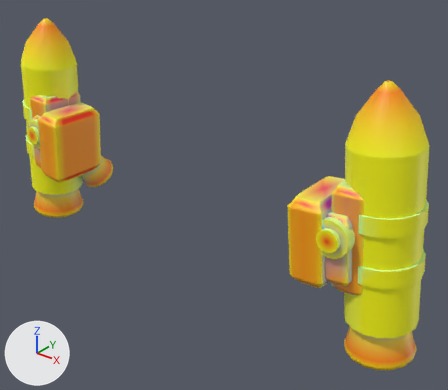
The glTF model models/parts/llm_gen_leg_thrusters_021_06e89b.glb, before and after one commit.
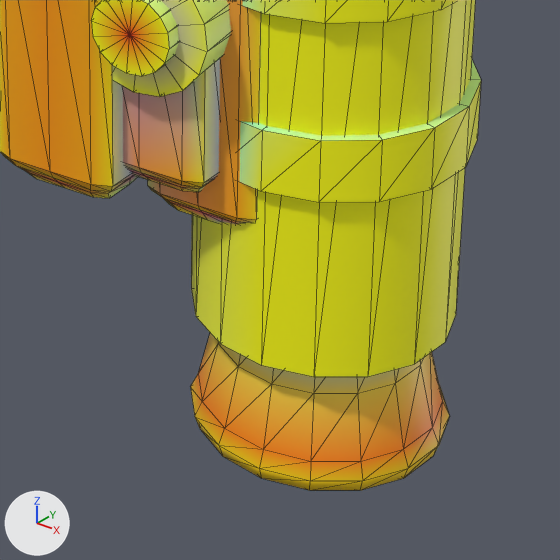
The first picture shows the older version from a camera (50 mm lens) standing at (65.1, -67.6, 42.0) and looking at (5.6, 6.8, -4.1). The close-ups show the older and then the newer version on the part from 65% to 100% of the width and 59% to 100% of the height of that picture. Only the edits that show in the close-ups are written down. The lights are fixed; the arrows at lower left show +X, +Y and +Z. The close-ups show mesh edges as thin lines. Vertices at exactly the same position are counted once.

Names of what the first close-up shows: 'adapter_calf_clamp_r', 'adapter_calf_pin_gold_r', 'adapter_sub_lower_band_gold_4_gold_r', 'adapter_sub_tank_cradle_dark_0_adapter_dark_r', 'calf_fuel_tank_1_adapter_dark_r', 'calf_main_bell_5_vernier_bell_vernier_r', 'tank_clamp_gold_3_gold_r'.
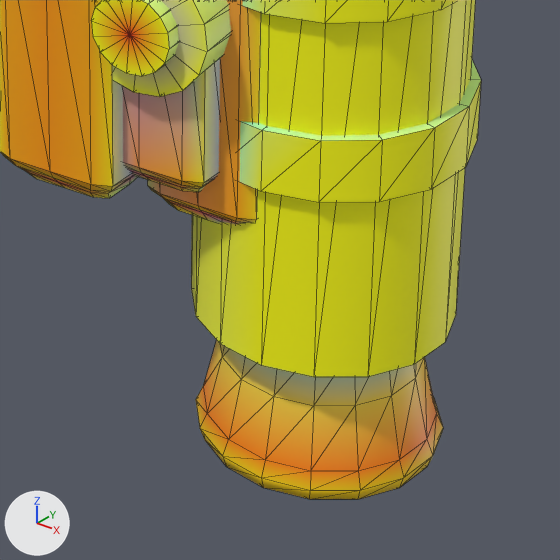
Pixel boxes [x1, y1, x2, y2] of what changed, in the close-ups (560 x 560 px; the box of a moved part takes in the faces that stretch with it):
'calf_main_bell_5_vernier_bell_vernier_r', reshaped: before [191, 333, 449, 490]; after [196, 340, 443, 499]
part 1 of me_calf_main_bell_5_vernier_bell_vernier_r, moved or reshaped: before [191, 342, 449, 490]; after [196, 344, 443, 499]
part 2 of me_calf_main_bell_5_vernier_bell_vernier_r, recoloured: before [191, 333, 442, 427]; after [196, 340, 436, 439]

The change in detail:
me_calf_main_bell_5_vernier_bell_vernier_r is used by ob_calf_main_bell_5_vernier_bell_vernier_r; location (0.0, 0.0, 0.0).
me_calf_main_bell_5_vernier_bell_vernier_r had 273 vertices, 528 faces and spanned x 32.26..42.68, y -1.55..8.91, z -18.92..-7.12.
me_calf_main_bell_5_vernier_bell_vernier_r now has 273 vertices, 528 faces and spans x 32.53..42.52, y -1.33..8.69, z -19.5..-7.99.
me_calf_main_bell_5_vernier_bell_vernier_r part 1: 273 of 273 vertices moved; they spanned x 32.26..42.68, y -1.55..8.91, z -18.92..-7.12 and now span x 32.53..42.52, y -1.33..8.69, z -19.5..-7.99; mean shift (0.07, 0.0, -0.73).
me_calf_main_bell_5_vernier_bell_vernier_r part 2: 119 kept faces spanning x 32.53..42.16, y 0.35..8.69, z -19.5..-12.35 get new vertex colours.
